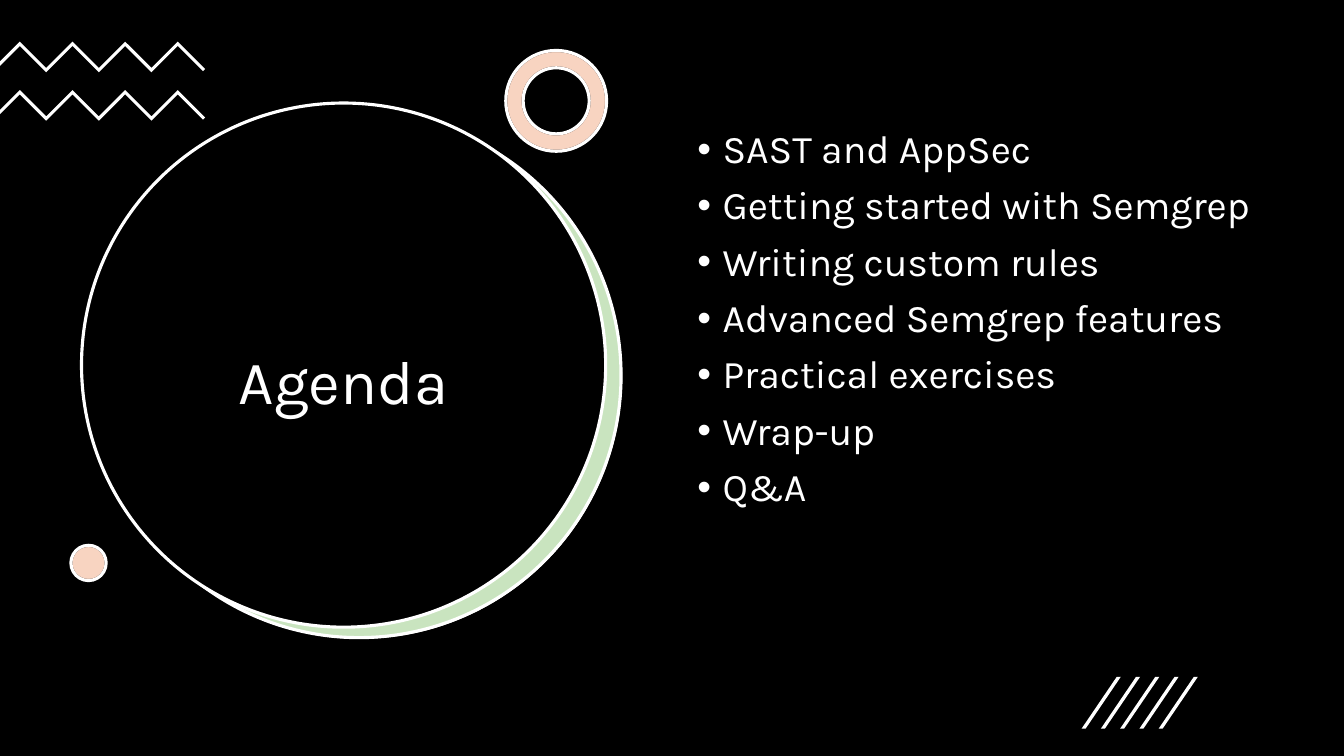
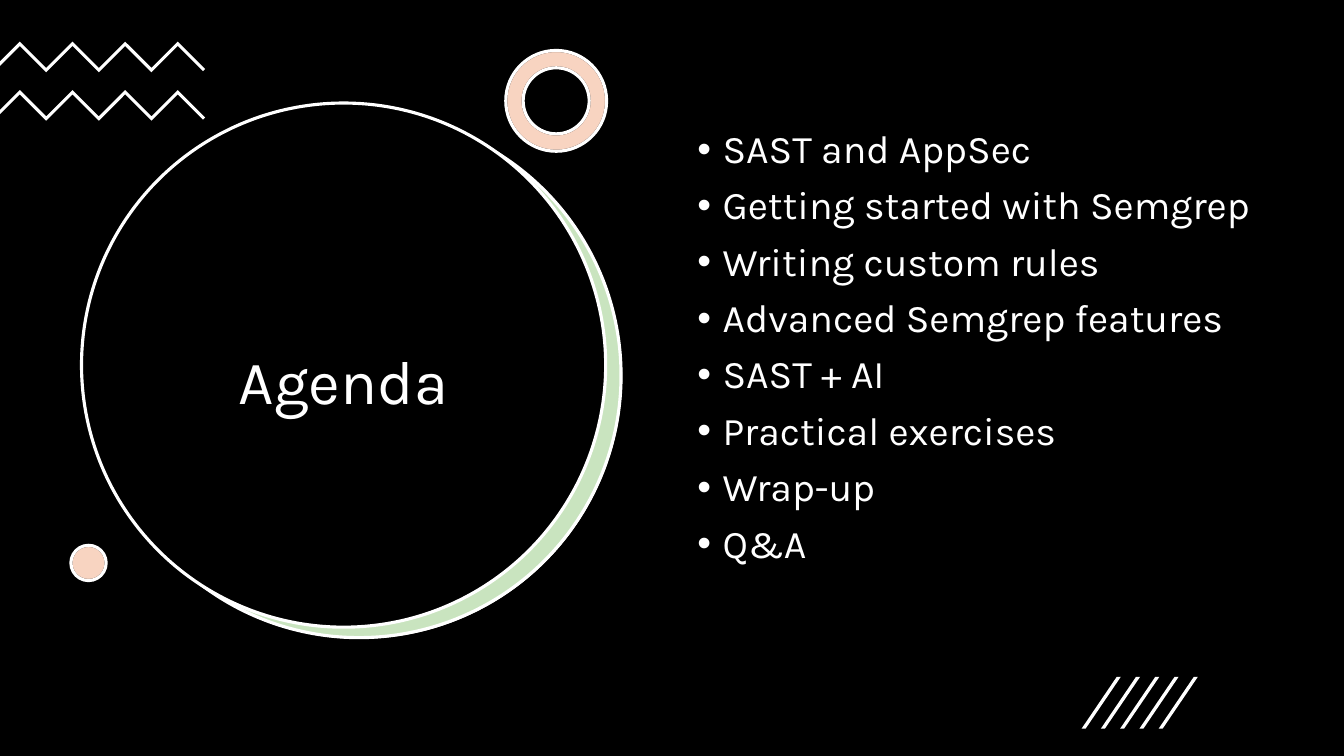
Before and after one commit to 247arjun/dc32-sast-workshop, a slide deck: slide 2 of BSides-Seattle-2026-Workshop.pptx. Drawn at 1344x756 pixels with LibreOffice and Linux fonts; fonts in the diff are those of the drawing. Boxes give left, top, right and bottom in pixels: in the first picture for what was removed or moved away, otherwise in the second. Text is boxed around its words. In the diff, an @@ line names an element or a change of style, - is before the commit and + after.

```diff
--- a/BSides-Seattle-2026-Workshop.pptx
+++ b/BSides-Seattle-2026-Workshop.pptx
@@ text at [723, 363, 884, 389]: paragraph added @@
+• SAST + AI
```
Also in this commit, not shown: 1 other slide changed, 1 other file.
